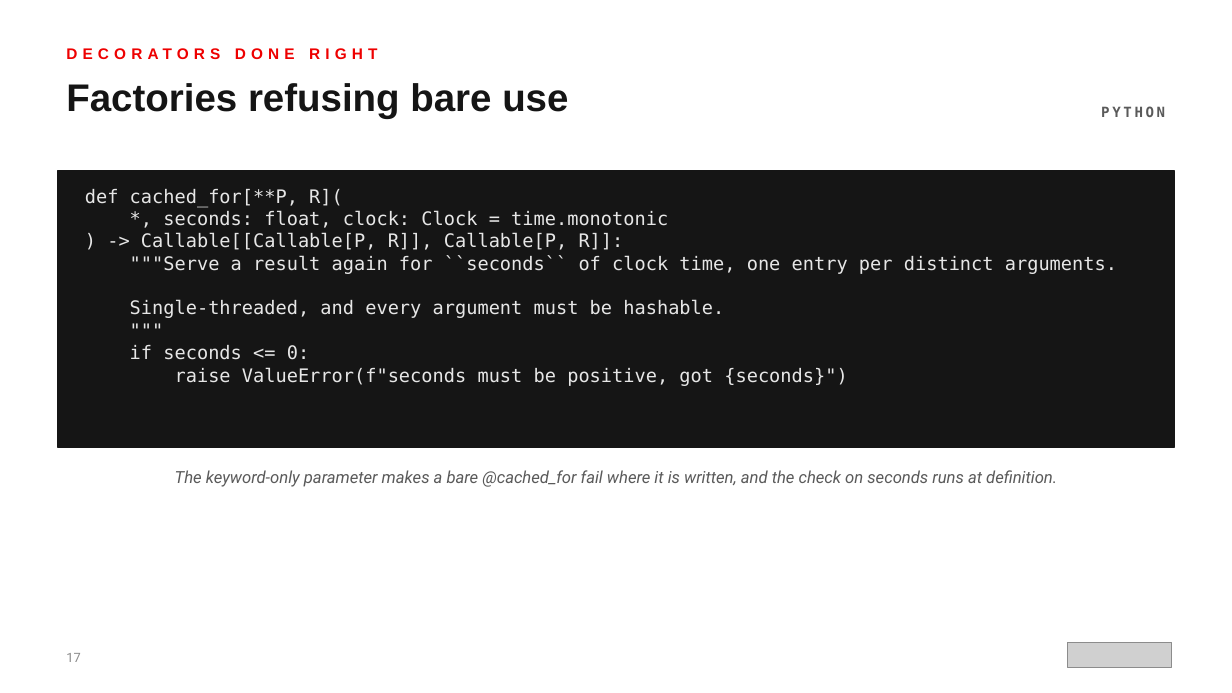
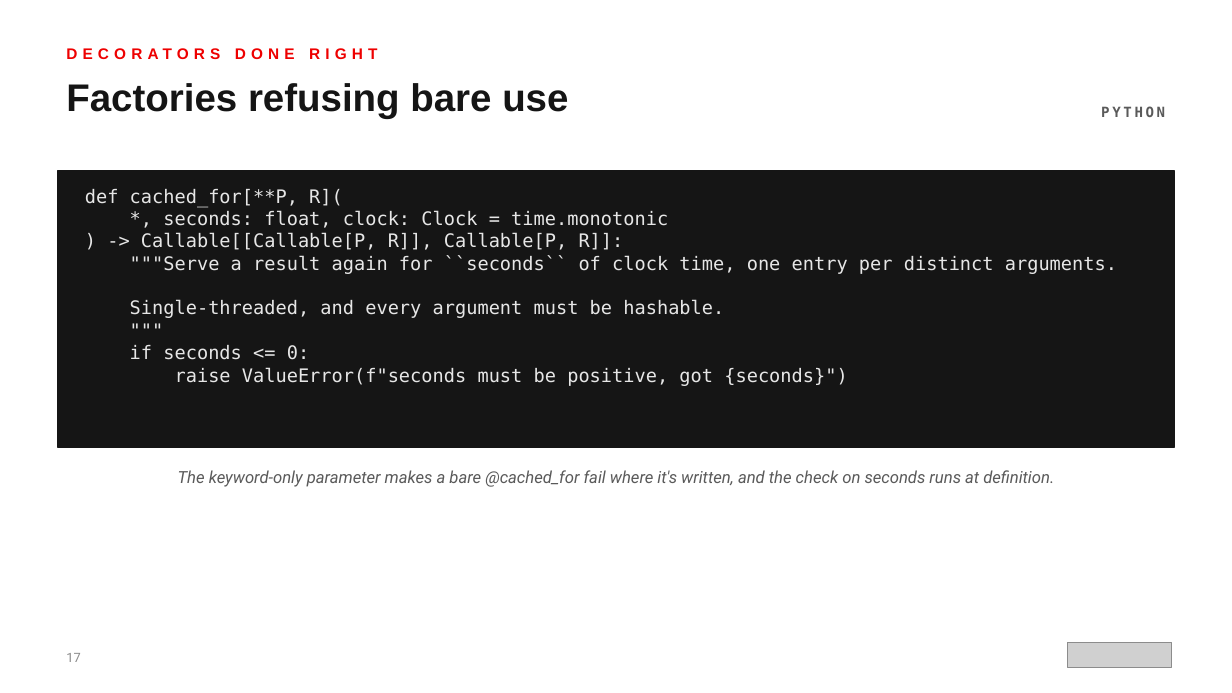
Before and after one commit to patterncatalyst/design-patterns-with-python, a slide deck: slide 17 of presentation/design-patterns-with-python-201-idiomatic-python.pptx. Drawn at 1232x693 pixels with LibreOffice and Linux fonts; fonts in the diff are those of the drawing; grey boxes stand for pictures. Boxes give left, top, right and bottom in pixels: in the first picture for what was removed or moved away, otherwise in the second. Text is boxed around its words. In the diff, an @@ line names an element or a change of style, - is before the commit and + after.

```diff
--- a/presentation/design-patterns-with-python-201-idiomatic-python.pptx
+++ b/presentation/design-patterns-with-python-201-idiomatic-python.pptx
@@ text at [178, 470, 1054, 487]: text changed @@
-The keyword-only parameter makes a bare @cached_for fail where it is written, and the check on seconds runs at definition.
+The keyword-only parameter makes a bare @cached_for fail where it's written, and the check on seconds runs at definition.
```
Also in this commit, not shown: 3 other slides changed, 3 other files.
